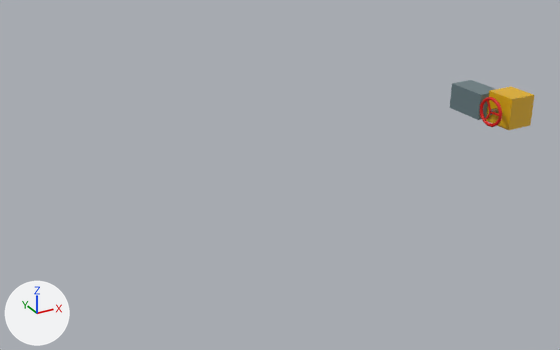
Before and after pictures for a commit that changed the glTF model models/main_shaft/rotor_lock.glb.
Both versions are drawn from a camera (50 mm lens) standing at (-3.81, -4.04, 1.39) and looking at (-1.48, 0.19, -0.73). Every picture has the same lights, and +X, +Y and +Z are marked at lower left. The first picture is the older version. Vertices at exactly the same position are counted once.

The scene before the commit, as lines of its bpy script (objects in view):
```python
me_cube_066 = bpy.data.meshes.new('Cube.066')
me_cube_066.from_pydata(...)  # 744 vertices, 1464 faces; spans x -0.202..0.11, y -0.12..0.45, z -0.12..0.12
# faces by material slot: [12, 12, 1188, 252]
me_cube_066.materials.append(mat_hatch_yellow)  # yellow #e5b30d
me_cube_066.materials.append(mat_gear_paint)  # greyish cyan #6b7f85
me_cube_066.materials.append(mat_alarm_red)  # red #d90d08
me_cube_066.materials.append(mat_pipe_steel)  # grey #99999e
ob_rotor_lock = bpy.data.objects.new('rotor_lock', me_cube_066)
ob_rotor_lock.location = (0.39, 0.0, -0.5)
```
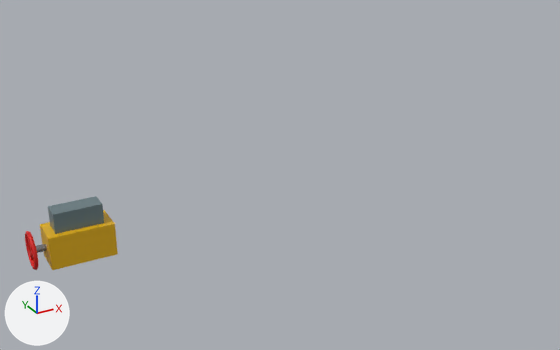
Pixel boxes (x1, y1, x2, y2) of what changed, in the pictures (560 x 350 px; the box of a moved part takes in the faces that stretch with it):
```json
{"object": "rotor_lock", "change": "reshaped, moved", "before": [450, 80, 534, 130], "after": [25, 196, 118, 270], "on screen": "11% wider, 47% taller"}
{"part": 1, "of": "me_cube_066", "change": "moved or reshaped", "before": [486, 87, 534, 130], "after": [40, 210, 118, 270]}
{"part": 2, "of": "me_cube_066", "change": "moved or reshaped", "before": [450, 80, 495, 120], "after": [48, 196, 104, 234]}
{"part": 3, "of": "me_cube_066", "change": "moved or reshaped", "before": [480, 97, 502, 127], "after": [25, 231, 38, 270]}
{"part": 4, "of": "me_cube_066", "change": "moved or reshaped", "before": [487, 100, 491, 112], "after": [27, 236, 32, 250]}
{"part": 5, "of": "me_cube_066", "change": "moved or reshaped", "before": [490, 108, 499, 115], "after": [31, 244, 47, 253]}
```

Edits to the scene script, one JSON object a line:
```json
{"block": "me_cube_066", "where": "# used by ob_rotor_lock; location = (0.39, 0.0, -0.5)"}
{"op": "remove", "block": "me_cube_066", "code": "me_cube_066.from_pydata(...)  # 744 vertices, 1464 faces; spans x -0.202..0.11, y -0.12..0.45, z -0.12..0.12"}
{"op": "add", "block": "me_cube_066", "code": "me_cube_066.from_pydata(...)  # 744 vertices, 1464 faces; spans x -0.282..0.19, y -0.112..0.112, z -0.112..0.22"}
{"block": "me_cube_066", "change": "me_cube_066 part 1: the loose piece of 8 vertices spanning x -0.11..0.11, y -0.12..0.12, z -0.12..0.12 is scaled about its middle by (1.73, 0.833, 0.833)"}
{"block": "me_cube_066", "change": "me_cube_066 part 2: the loose piece of 8 vertices spanning x -0.19..0.01, y 0.12..0.45, z -0.1..0.1 is scaled about its middle by (1.4, 0.364, 0.7), then moved by (0.09, -0.285, 0.15)"}
{"block": "me_cube_066", "change": "me_cube_066 part 3: the loose piece of 576 vertices spanning x -0.202..-0.178, y -0.112..0.112, z -0.112..0.112 is moved by (-0.08, 0.0, 0.0)"}
{"block": "me_cube_066", "change": "me_cube_066 part 4: the loose piece of 8 vertices spanning x -0.195..-0.185, y -0.005..0.055, z -0.003..0.09 is moved by (-0.08, 0.0, 0.0)"}
{"block": "me_cube_066", "change": "me_cube_066 part 5: the loose piece of 128 vertices spanning x -0.19..-0.11, y -0.02..0.02, z -0.02..0.02 is moved by (-0.08, 0.0, 0.0)"}
{"block": "me_cube_066", "change": "other edits to the shape of me_cube_066 do not show in these pictures"}
{"op": "set", "path": "ob_rotor_lock.location", "old": "(0.39, 0.0, -0.5)", "new": "(-2.91, 0.0, -0.76)"}
```
